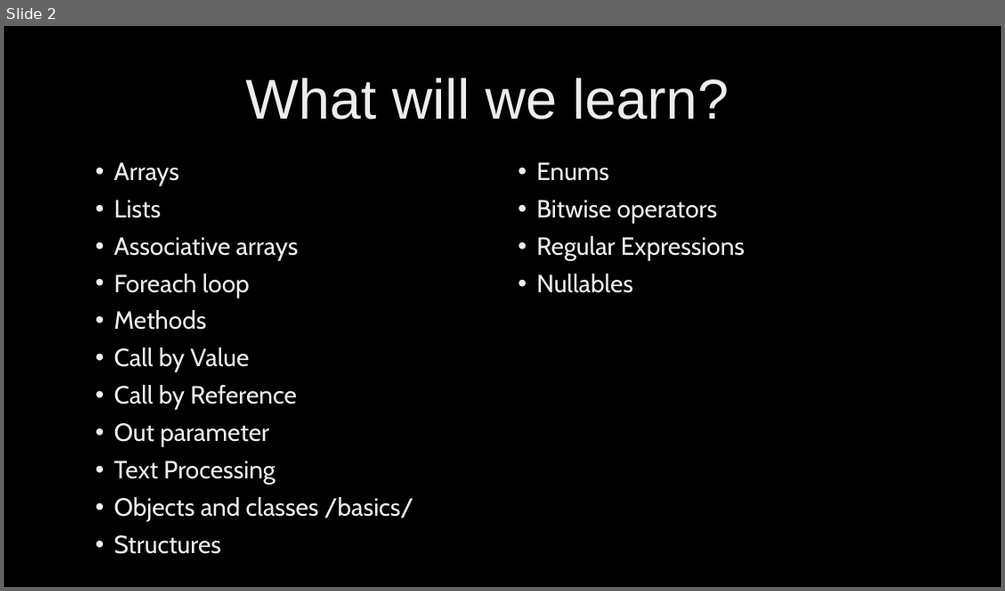
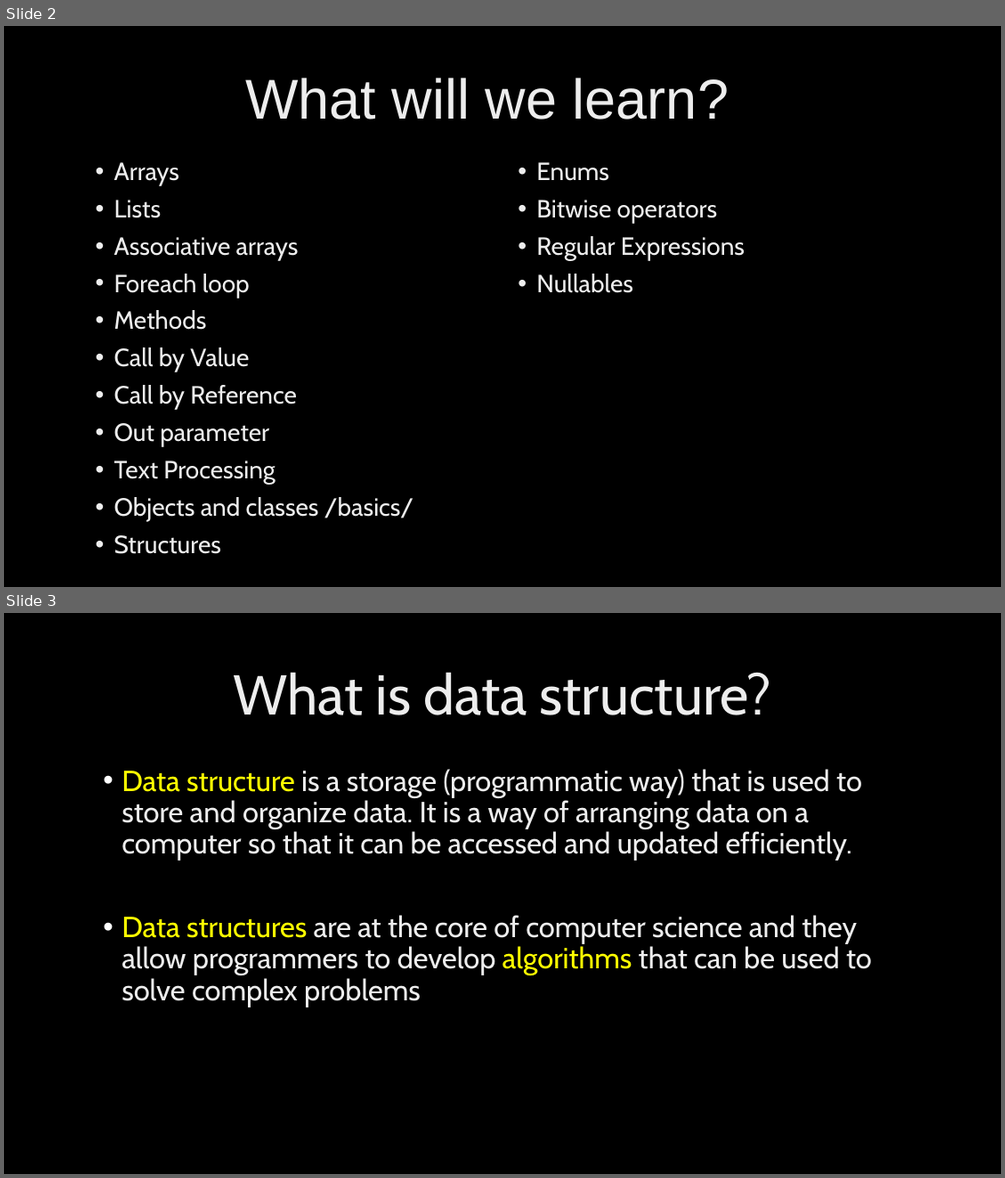
Before and after one commit to velizar92/CSharp-Programming-Presentations, a slide deck: C# Intermediate.pptx. Shown one above the other, each under a label of ours: slide 2 before the commit, slides 2 and 3 after it. The pictures are 1005x591 and 1005x1178 pixels, drawn with LibreOffice and Linux fonts; fonts in the diff are those of the drawing; background and template pictures are left out. Boxes give left, top, right and bottom in pixels: in the first picture for what was removed or moved away, otherwise in the second. Text is boxed around its words. In the diff, an @@ line names an element or a change of style, - is before the commit and + after.

```diff
--- a/C# Intermediate.pptx
+++ b/C# Intermediate.pptx
@@ slide 3 added at (x1=4, y1=613, x2=1001, y2=1174), background picture (left out) @@
@@ title added at (x1=234, y1=672, x2=772, y2=715), 54 pt, text gradient #BFBFBF to #EDEDED to #FFFFFF @@
+What is data structure?
@@ text added at (x1=121, y1=769, x2=872, y2=1007), 28 pt, text gradient #BFBFBF to #EDEDED to #FFFFFF @@
+• Data structure is a storage (programmatic way) that is used to store and organize data. It is a way of arranging data on a computer so that it can be accessed and updated efficiently.
+• Data structures are at the core of computer science and they allow programmers to develop algorithms that can be used to solve complex problems
```
Also in this commit, not shown: 1 other slide added.
